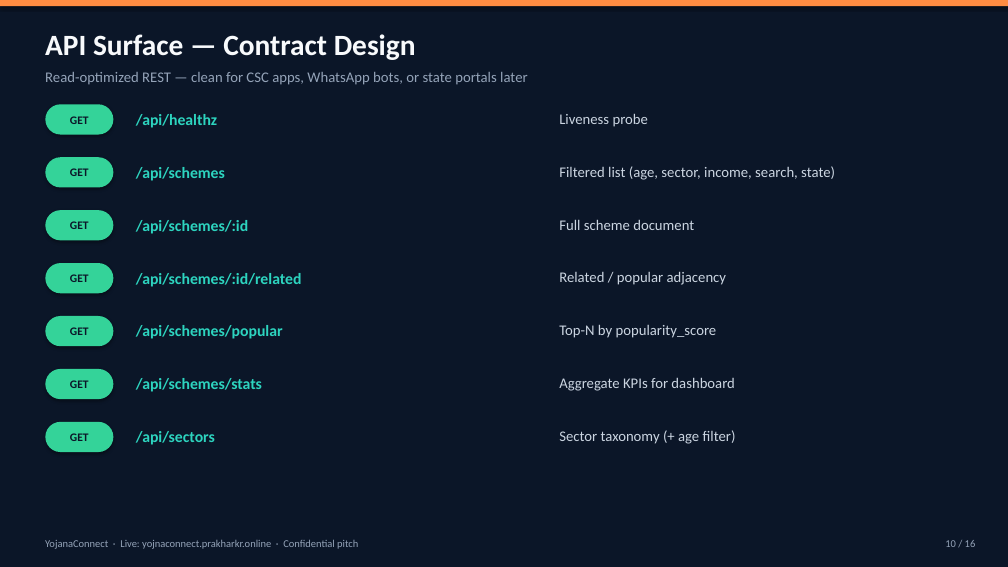
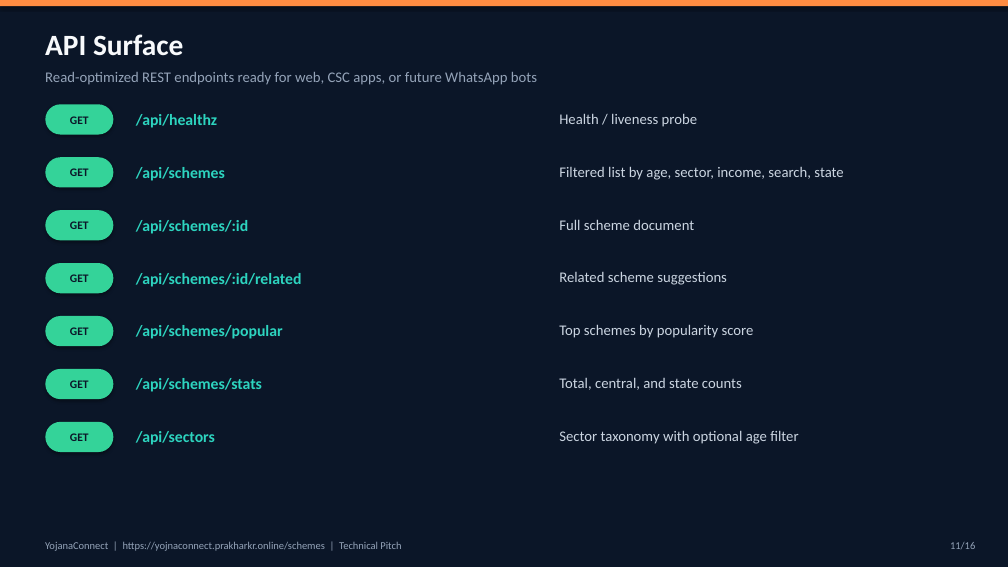
Before and after one commit to pawani-2502/YOJNA-CONNECT, a slide deck: slide 11 of pitch/YojnaConnect-TechPitch.pptx (slide 10 before the commit). Drawn at 1008x567 pixels with LibreOffice and Linux fonts; fonts in the diff are those of the drawing. Boxes give left, top, right and bottom in pixels: in the first picture for what was removed or moved away, otherwise in the second. Text is boxed around its words. In the diff, an @@ line names an element or a change of style, - is before the commit and + after.

```diff
--- a/pitch/YojnaConnect-TechPitch.pptx
+++ b/pitch/YojnaConnect-TechPitch.pptx
@@ text at (45, 34, 183, 56): text changed @@
-API Surface — Contract Design
+API Surface
@@ text at (45, 72, 537, 85): text changed @@
-Read-optimized REST — clean for CSC apps, WhatsApp bots, or state portals later
+Read-optimized REST endpoints ready for web, CSC apps, or future WhatsApp bots
@@ text at (559, 113, 697, 127): text changed @@
-Liveness probe
+Health / liveness probe
@@ text at (559, 166, 843, 180): text changed @@
-Filtered list (age, sector, income, search, state)
+Filtered list by age, sector, income, search, state
@@ text at (559, 271, 727, 285): text changed @@
-Related / popular adjacency
+Related scheme suggestions
@@ text at (559, 324, 754, 338): text changed @@
-Top-N by popularity_score
+Top schemes by popularity score
@@ text at (559, 378, 742, 390): text changed @@
-Aggregate KPIs for dashboard
+Total, central, and state counts
@@ text at (559, 430, 798, 444): text changed @@
-Sector taxonomy (+ age filter)
+Sector taxonomy with optional age filter
@@ text at (45, 542, 401, 551): text changed @@
-YojanaConnect · Live: yojnaconnect.prakharkr.online · Confidential pitch
+YojanaConnect | https://yojnaconnect.prakharkr.online/schemes | Technical Pitch
@@ text at (950, 542, 975, 549): text changed @@
-10 / 16
+11/16
```
Also in this commit, not shown: 14 other slides changed, 1 slide added, 1 slide removed, 1 other file.
